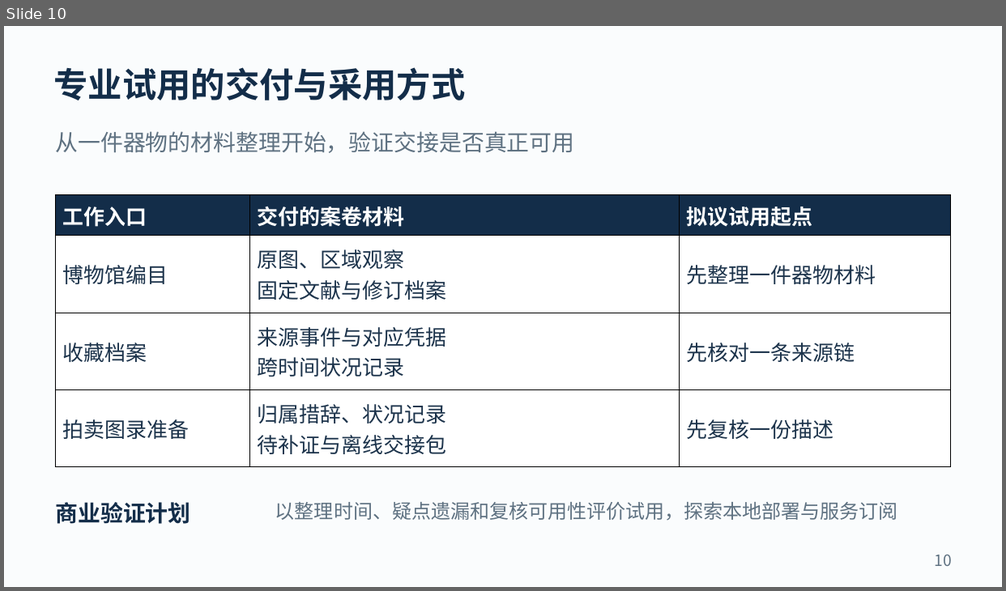
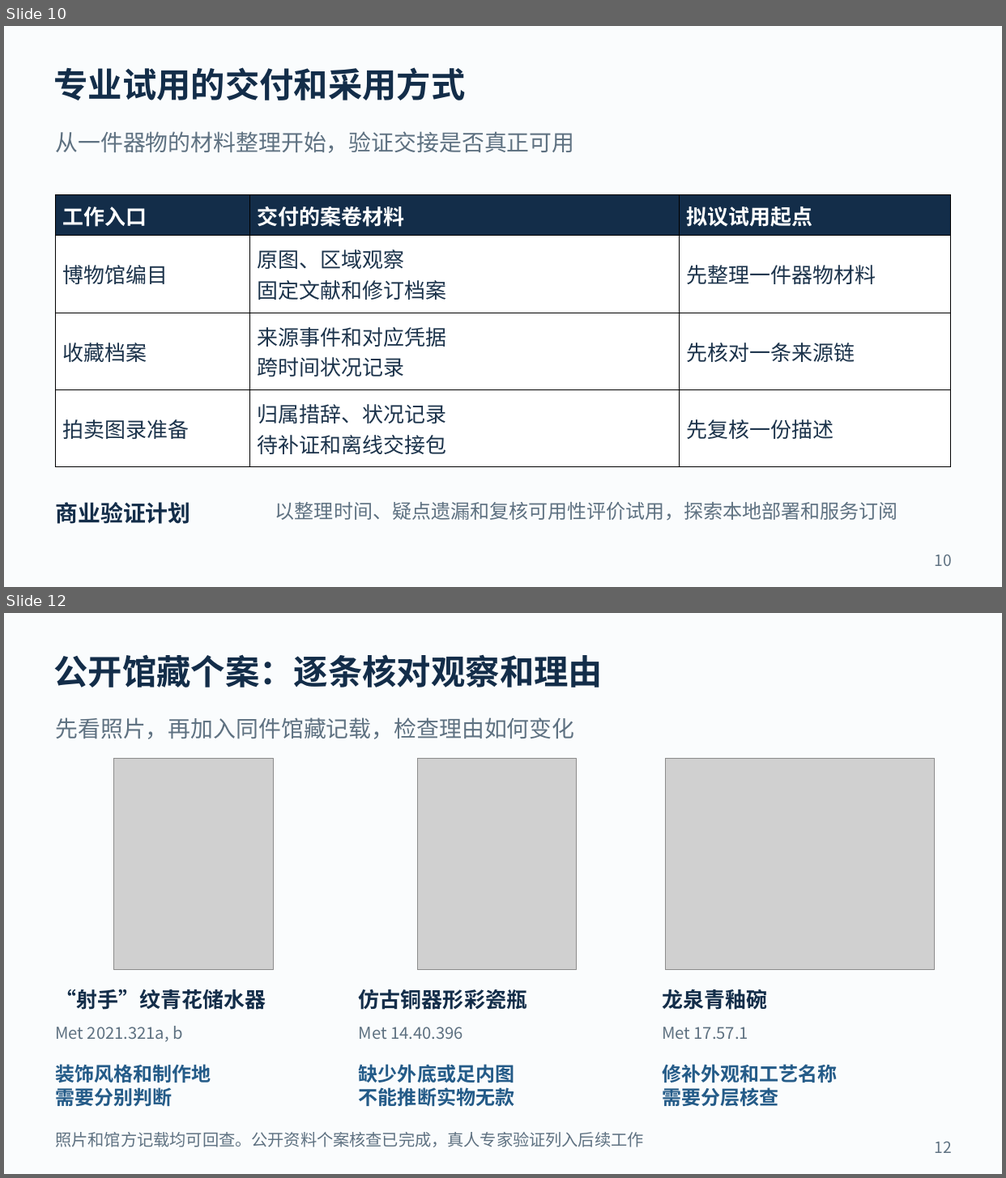
Before and after one commit to dingyucanada/cizheng-agent-skills, a slide deck: site/assets/cizheng-pitch-v07.pptx. Shown one above the other, each under a label of ours: slide 10 before the commit, slides 10 and 12 after it; the slides between them are not shown. The pictures are 1006x591 and 1006x1178 pixels, drawn with LibreOffice and Linux fonts; fonts in the diff are those of the drawing; grey boxes stand for pictures. Boxes give left, top, right and bottom in pixels: in the first picture for what was removed or moved away, otherwise in the second. Text is boxed around its words. In the diff, an @@ line names an element or a change of style, - is before the commit and + after.

Commit message:
完善中文路演和当前模型部署说明

```diff
--- a/site/assets/cizheng-pitch-v07.pptx
+++ b/site/assets/cizheng-pitch-v07.pptx
@@ slide 12 added at (4, 613, 1002, 1174), background #FAFCFD @@
@@ text added at (54, 654, 603, 688), 33 pt, text #132D49, bold @@
+公开馆藏个案：逐条核对观察和理由
@@ text added at (56, 717, 575, 739), 21.8 pt, text #5E7181 @@
+先看照片，再加入同件馆藏记载，检查理由如何变化
@@ picture added at (114, 758, 273, 970) @@
@@ picture added at (417, 758, 577, 970) @@
@@ picture added at (666, 758, 935, 970) @@
@@ text added at (55, 990, 266, 1010), 20.2 pt, text #132D49, bold @@
+“射手”纹青花储水器
@@ text added at (359, 990, 527, 1010), 20.2 pt, text #132D49, bold @@
+仿古铜器形彩瓷瓶
@@ text added at (662, 990, 767, 1010), 20.2 pt, text #132D49, bold @@
+龙泉青釉碗
@@ text added at (56, 1026, 183, 1042), 15.8 pt, text #5E7181 @@
+Met 2021.321a, b
@@ text added at (359, 1027, 463, 1039), 15.8 pt, text #5E7181 @@
+Met 14.40.396
@@ text added at (662, 1027, 748, 1039), 15.8 pt, text #5E7181 @@
+Met 17.57.1
@@ text added at (56, 1064, 211, 1106), 18.8 pt, text #245B88, bold @@
+装饰风格和制作地
+需要分别判断
@@ text added at (359, 1064, 514, 1106), 18.8 pt, text #245B88, bold @@
+缺少外底或足内图
+不能推断实物无款
@@ text added at (662, 1064, 837, 1106), 18.8 pt, text #245B88, bold @@
+修补外观和工艺名称
+需要分层核查
@@ text added at (55, 1132, 643, 1148), 15.8 pt, text #5E7181 @@
+照片和馆方记载均可回查。公开资料个案核查已完成，真人专家验证列入后续工作
@@ text added at (935, 1141, 952, 1153), 15 pt, text #5E7181 @@
+12
@@ slide 10 changed as well @@
@@ text at (54, 67, 466, 101): text changed @@
-专业试用的交付与采用方式
+专业试用的交付和采用方式
@@ table at (56, 195, 950, 467) @@
-row 2, column 2: 原图、区域观察 / 固定文献与修订档案
+row 2, column 2: 原图、区域观察 / 固定文献和修订档案
-row 3, column 2: 来源事件与对应凭据 / 跨时间状况记录
+row 3, column 2: 来源事件和对应凭据 / 跨时间状况记录
-row 4, column 2: 归属措辞、状况记录 / 待补证与离线交接包
+row 4, column 2: 归属措辞、状况记录 / 待补证和离线交接包
@@ text at (275, 502, 898, 520): text changed @@
-以整理时间、疑点遗漏和复核可用性评价试用，探索本地部署与服务订阅
+以整理时间、疑点遗漏和复核可用性评价试用，探索本地部署和服务订阅
```
Also in this commit, not shown: 11 other slides changed, 26 other files.
